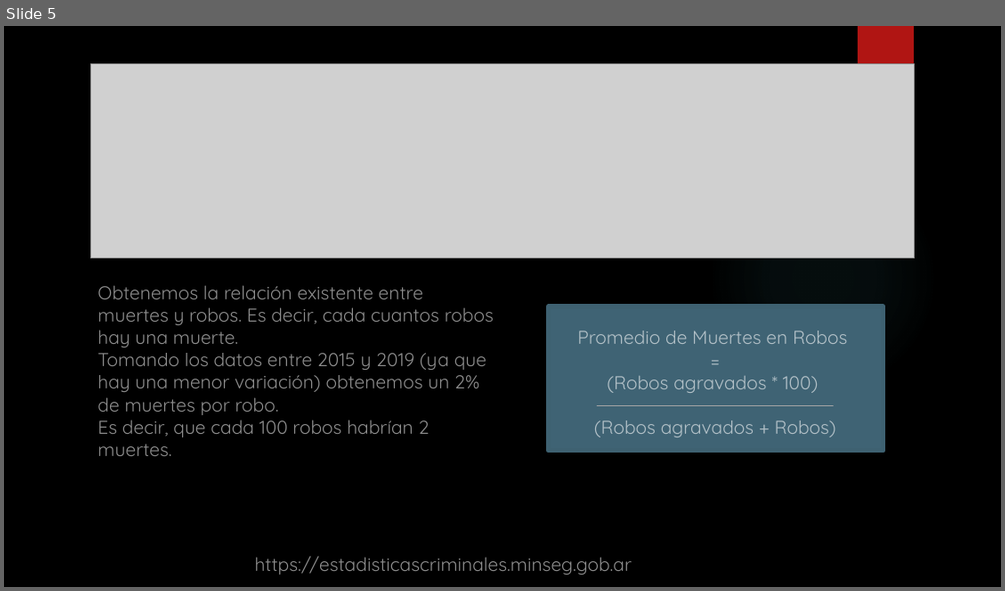
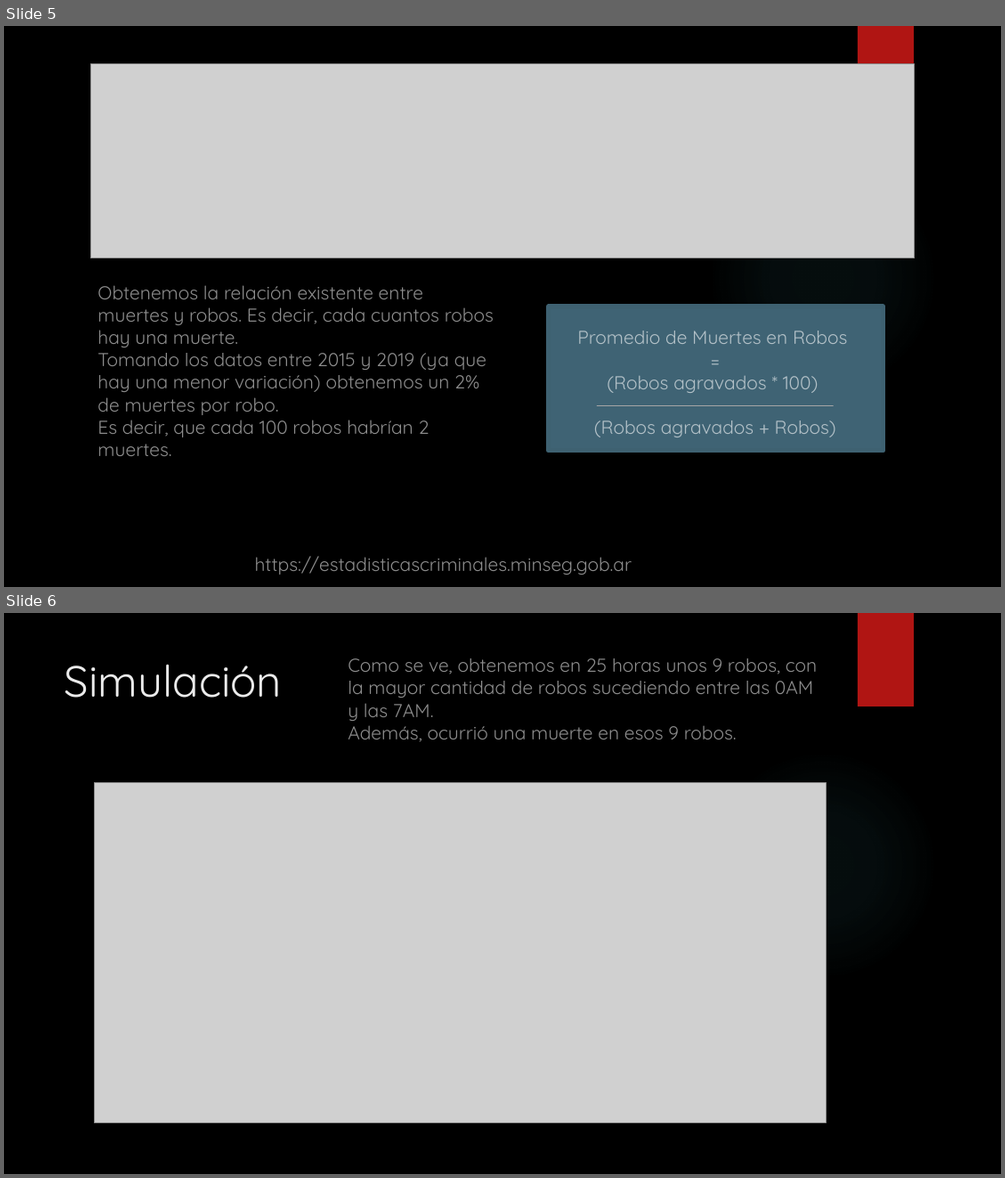
Before and after one commit to Evaristo00/NetlogoModeladoDeAgentes, a slide deck: Modelo de Robos STR.pptx. Shown one above the other, each under a label of ours: slide 5 before the commit, slides 5 and 6 after it. The pictures are 1005x591 and 1005x1178 pixels, drawn with LibreOffice and Linux fonts; fonts in the diff are those of the drawing; grey boxes stand for pictures; background and template pictures are left out. Boxes give left, top, right and bottom in pixels: in the first picture for what was removed or moved away, otherwise in the second. Text is boxed around its words. In the diff, an @@ line names an element or a change of style, - is before the commit and + after.

Commit message:
Power Point Agregar captura simulacion

```diff
--- a/Modelo de Robos STR.pptx
+++ b/Modelo de Robos STR.pptx
@@ slide 6 added at [4, 613, 1001, 1174], background picture (left out); not listed: 2 template elements that a slide beside it also shows @@
@@ title added at [65, 664, 283, 698], 42 pt, text #EBEBEB @@
+Simulación
@@ text added at [348, 658, 817, 742], 18 pt, text #EBEBEB at 60% opacity @@
+Como se ve, obtenemos en 25 horas unos 9 robos, con la mayor cantidad de robos sucediendo entre las 0AM y las 7AM.
+Además, ocurrió una muerte en esos 9 robos.
@@ picture added at [95, 782, 825, 1122] @@
```
